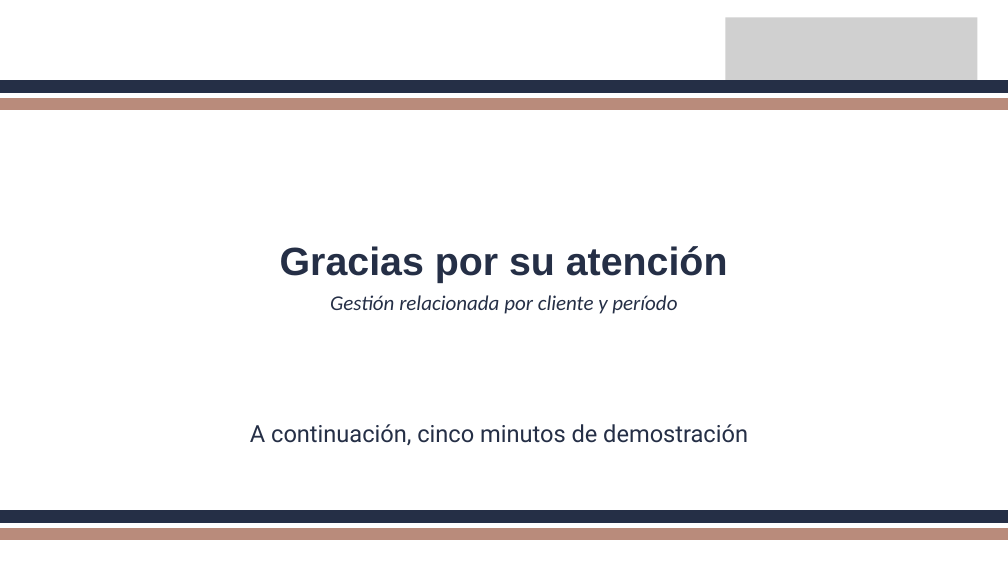
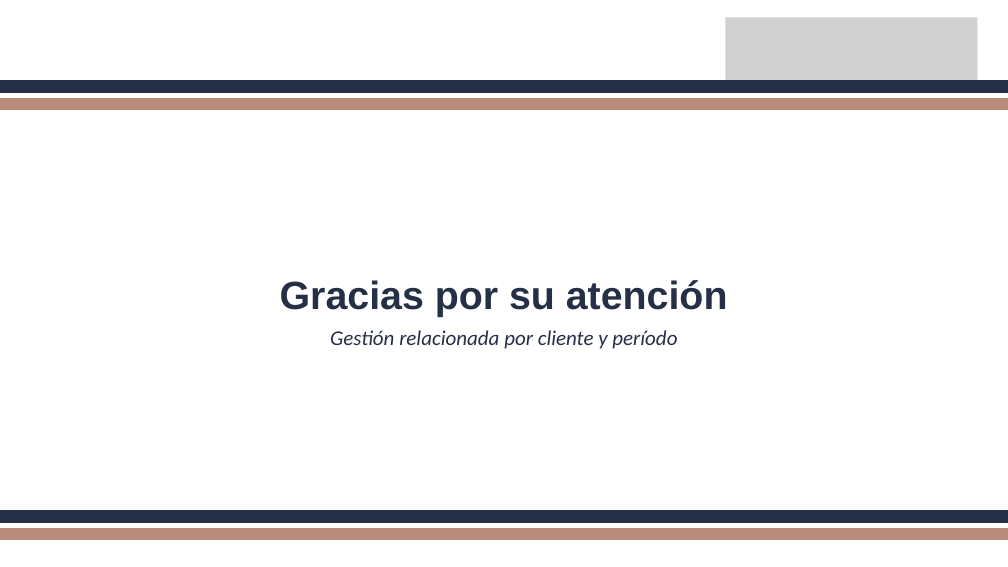
Before and after one commit to Grupo-TRIBUTEK/Capstone-TRIBUTEK, a slide deck: slide 15 of Fase 3/Evidencias Grupales/Presentación Final del proyecto.pptx. Drawn at 1008x567 pixels with LibreOffice and Linux fonts; fonts in the diff are those of the drawing; grey boxes stand for pictures. Boxes give left, top, right and bottom in pixels: in the first picture for what was removed or moved away, otherwise in the second. Text is boxed around its words. In the diff, an @@ line names an element or a change of style, - is before the commit and + after.

```diff
--- a/Fase 3/Evidencias Grupales/Presentación Final del proyecto.pptx
+++ b/Fase 3/Evidencias Grupales/Presentación Final del proyecto.pptx
@@ text "Gracias por su atención": place and size @@
-text "Gracias por su atención" at bbox=[280, 246, 728, 283]
+text "Gracias por su atención" at bbox=[280, 280, 728, 317]
@@ text "Gestión relacionada por cliente y ...": place and size @@
-text "Gestión relacionada por cliente y ..." at bbox=[330, 295, 677, 314]
+text "Gestión relacionada por cliente y ..." at bbox=[330, 330, 677, 349]
@@ text removed at bbox=[250, 424, 748, 445] @@
-A continuación, cinco minutos de demostración
```
Also in this commit, not shown: 5 other slides changed, 21 other files.
